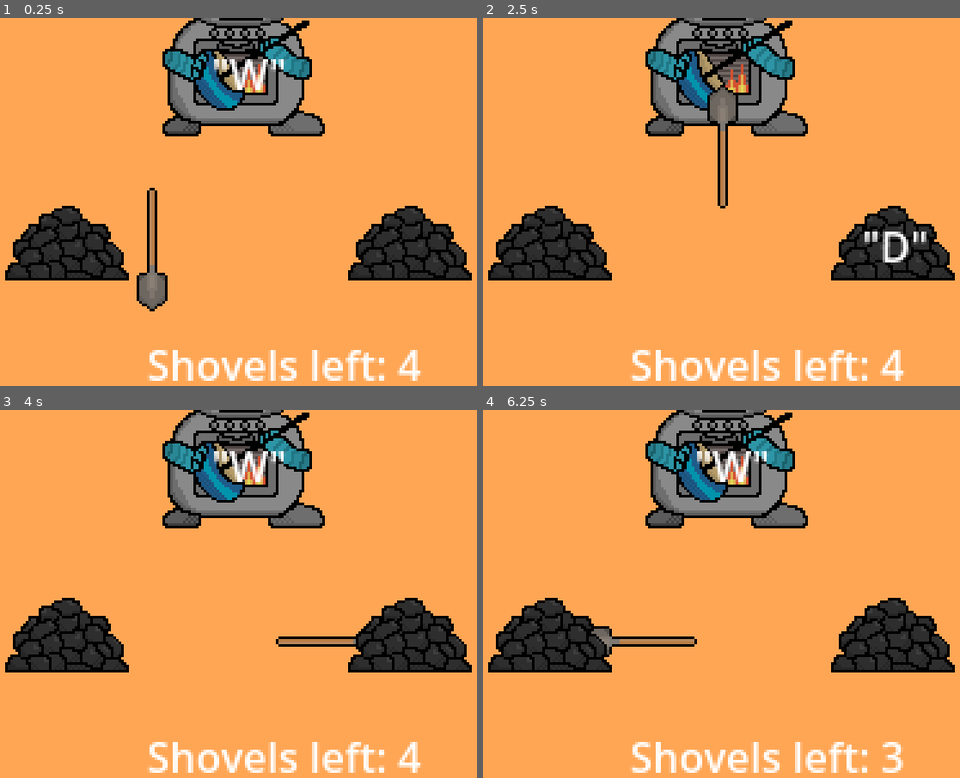
Above: before the commit, frames 1-4 (two rows, left to right).
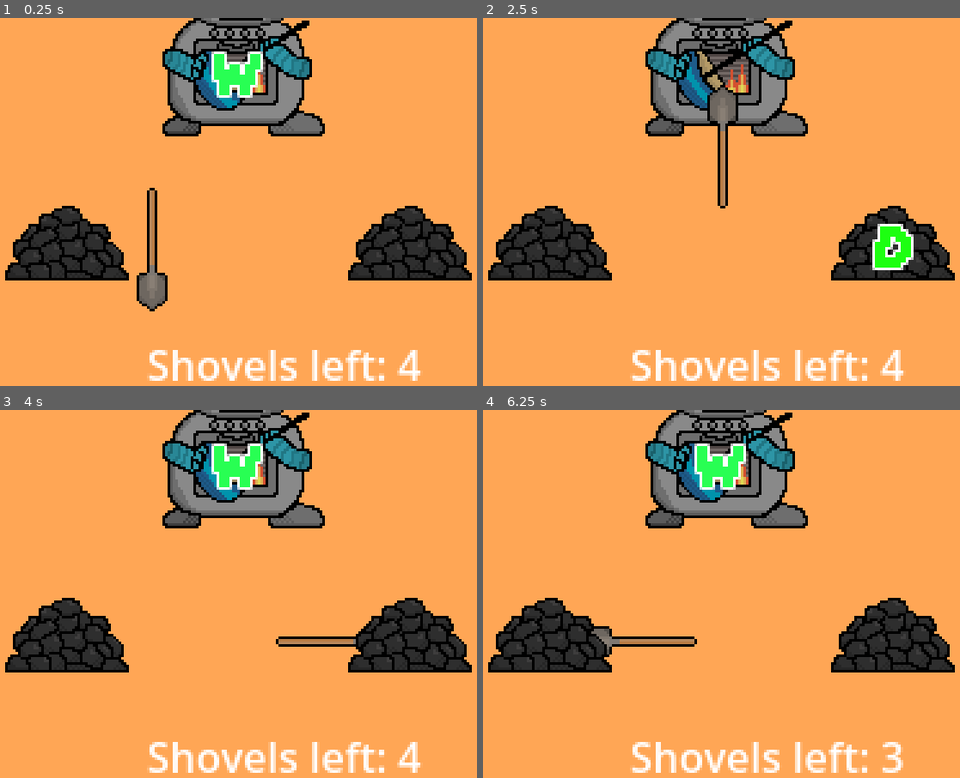
Above: after the commit, the same moments.

Repository: emmetl913/GMTK2024
Game: Godot game, scene res://games/ShovelingGame/ShovelingGame.tscn
Same seed, same stepped clock (60 frames per second), same inputs: the game is played once before the commit and once after it. This scene is started directly instead of the project's main scene. Sound files missing from this copy of the repository are replaced by a short silence.
Inputs (mouse positions are in pixels of both pictures, inside the frame that each line leads up to):
- Up to frame 1 (0.25 s): no input
- Up to frame 2 (2.5 s): tap Enter at 0.5, 2 s; move the mouse to (874, 202) at 0.52 s; hold A (A) 0.53-1.28 s; tap D (D) at 0.8, 1.35 s; tap Space at 1.25 s; move the mouse to (616, 246) at 1.27 s; tap S (S) at 1.55 s; move the mouse to (797, 132) at 2.02 s; hold S (S) from 2.03 s (still down); tap W (W) at 2.3 s
- Up to frame 3 (4 s): tap Space at 2.75 s; move the mouse to (224, 697) at 2.77 s; release S (S) at 2.78 s; tap W (W) at 2.85 s; tap A (A) at 3.05 s; tap Enter at 3.5 s; move the mouse to (438, 678) at 3.52 s; hold A (A) from 3.53 s (still down); tap D (D) at 3.8 s
- Up to frame 4 (6.25 s): tap Space at 4.25 s; move the mouse to (554, 553) at 4.27 s; release A (A) at 4.28 s; tap D (D) at 4.35 s; tap S (S) at 4.55, 5.85 s; move the mouse to (769, 616) at 5.02 s; press the mouse at (769, 616) at 5.03 s; tap W (W) at 5.3 s; move the mouse to (645, 513) at 5.77 s; release the mouse at (645, 513) at 5.78 s; tap A (A) at 6.05 s

The runs differ from the first frame. In frame 1, 1.2% of the frame differs, in the area x 44-60%, y 9-22%; in frame 2, 1.0%; in frame 3, 1.2%; in frame 4, 1.2%.
Error in both runs: Invalid call. Nonexistent function 'loseGame' in base 'Nil'. (res://games/base_game.gd:21)

Commit message:
shovel game new fonts

Diff:
--- a/games/PullingGame/PullingGame.tscn
+++ b/games/PullingGame/PullingGame.tscn
@@ -12,6 +12,45 @@
 font_size = 32
 font_color = Color(0, 0.494118, 1, 1)
 outline_size = 3
+
+[sub_resource type="Animation" id="Animation_xs5yg"]
+length = 0.001
+tracks/0/type = "value"
+tracks/0/imported = false
+tracks/0/enabled = true
+tracks/0/path = NodePath("Cake:self_modulate")
+tracks/0/interp = 1
+tracks/0/loop_wrap = true
+tracks/0/keys = {
+"times": PackedFloat32Array(0),
+"transitions": PackedFloat32Array(1),
+"update": 0,
+"values": [Color(1, 1, 1, 1)]
+}
+tracks/1/type = "value"
+tracks/1/imported = false
+tracks/1/enabled = true
+tracks/1/path = NodePath("Cake:rotation")
+tracks/1/interp = 1
+tracks/1/loop_wrap = true
+tracks/1/keys = {
+"times": PackedFloat32Array(0),
+"transitions": PackedFloat32Array(1),
+"update": 0,
+"values": [0.0]
+}
+tracks/2/type = "value"
+tracks/2/imported = false
+tracks/2/enabled = true
+tracks/2/path = NodePath("Cake:scale")
+tracks/2/interp = 1
+tracks/2/loop_wrap = true
+tracks/2/keys = {
+"times": PackedFloat32Array(0),
+"transitions": PackedFloat32Array(1),
+"update": 0,
+"values": [Vector2(0.5, 0.5)]
+}
 
 [sub_resource type="Animation" id="Animation_kso20"]
 resource_name = "TakeCake"
@@ -51,45 +90,6 @@
 "transitions": PackedFloat32Array(1, 1),
 "update": 0,
 "values": [Color(1, 1, 1, 1), Color(1, 1, 1, 0)]
-}
-
-[sub_resource type="Animation" id="Animation_xs5yg"]
-length = 0.001
-tracks/0/type = "value"
-tracks/0/imported = false
-tracks/0/enabled = true
-tracks/0/path = NodePath("Cake:self_modulate")
-tracks/0/interp = 1
-tracks/0/loop_wrap = true
-tracks/0/keys = {
-"times": PackedFloat32Array(0),
-"transitions": PackedFloat32Array(1),
-"update": 0,
-"values": [Color(1, 1, 1, 1)]
-}
-tracks/1/type = "value"
-tracks/1/imported = false
-tracks/1/enabled = true
-tracks/1/path = NodePath("Cake:rotation")
-tracks/1/interp = 1
-tracks/1/loop_wrap = true
-tracks/1/keys = {
-"times": PackedFloat32Array(0),
-"transitions": PackedFloat32Array(1),
-"update": 0,
-"values": [0.0]
-}
-tracks/2/type = "value"
-tracks/2/imported = false
-tracks/2/enabled = true
-tracks/2/path = NodePath("Cake:scale")
-tracks/2/interp = 1
-tracks/2/loop_wrap = true
-tracks/2/keys = {
-"times": PackedFloat32Array(0),
-"transitions": PackedFloat32Array(1),
-"update": 0,
-"values": [Vector2(0.5, 0.5)]
 }
 
 [sub_resource type="AnimationLibrary" id="AnimationLibrary_t4vge"]
--- a/games/ShovelingGame/ShovelingGame.tscn
+++ b/games/ShovelingGame/ShovelingGame.tscn
@@ -1,11 +1,30 @@
-[gd_scene load_steps=7 format=3 uid="uid://dub5kupsresd5"]
+[gd_scene load_steps=11 format=3 uid="uid://dub5kupsresd5"]
 
 [ext_resource type="Script" path="res://games/ShovelingGame/ShovelingGame.gd" id="1_fdsqn"]
 [ext_resource type="Texture2D" uid="uid://cp7hhlfddrv3k" path="res://assets/sprites/shovel.png" id="2_mrsnu"]
+[ext_resource type="FontFile" uid="uid://dy03qa2n13w83" path="res://fonts/GrapeSoda.ttf" id="3_3qkv6"]
 [ext_resource type="Texture2D" uid="uid://c61nx5e7lfbcx" path="res://assets/sprites/coal.png" id="3_sgodn"]
 [ext_resource type="Texture2D" uid="uid://bchy32lfi1sbr" path="res://assets/sprites/robit.png" id="4_j6fjg"]
 [ext_resource type="AudioStream" uid="uid://dg8nljehghjnt" path="res://assets/sfx/shovelingSFX.wav" id="5_stpg4"]
 [ext_resource type="AudioStream" uid="uid://cjvl84oy8suc7" path="res://assets/sfx/fireflareSFX.wav" id="6_2mche"]
+
+[sub_resource type="LabelSettings" id="LabelSettings_4v6o1"]
+font = ExtResource("3_3qkv6")
+font_size = 32
+font_color = Color(0.12549, 1, 0.0313726, 1)
+outline_size = 4
+
+[sub_resource type="LabelSettings" id="LabelSettings_kp1ac"]
+font = ExtResource("3_3qkv6")
+font_size = 32
+font_color = Color(0.156863, 1, 0.32549, 1)
+outline_size = 4
+
+[sub_resource type="LabelSettings" id="LabelSettings_5xwwm"]
+font = ExtResource("3_3qkv6")
+font_size = 32
+font_color = Color(0.113725, 1, 0.0666667, 1)
+outline_size = 4
 
 [node name="ShovelingGame" type="Node2D"]
 script = ExtResource("1_fdsqn")
@@ -23,29 +42,35 @@
 [node name="A" type="Label" parent="."]
 visible = false
 z_index = 3
-offset_left = 34.0
-offset_top = 77.0
-offset_right = 61.0
-offset_bottom = 100.0
-text = "\"A\""
+texture_filter = 1
+offset_left = 38.0
+offset_top = 72.0
+offset_right = 65.0
+offset_bottom = 104.0
+text = "A"
+label_settings = SubResource("LabelSettings_4v6o1")
 
 [node name="W" type="Label" parent="."]
 visible = false
 z_index = 3
-offset_left = 103.0
-offset_top = 10.0
-offset_right = 133.0
-offset_bottom = 33.0
-text = "\"W\""
+texture_filter = 1
+offset_left = 104.0
+offset_top = 6.0
+offset_right = 134.0
+offset_bottom = 38.0
+text = "W"
+label_settings = SubResource("LabelSettings_kp1ac")
 
 [node name="D" type="Label" parent="."]
 visible = false
 z_index = 3
-offset_left = 168.0
-offset_top = 77.0
-offset_right = 198.0
-offset_bottom = 100.0
-text = "\"D\""
+texture_filter = 1
+offset_left = 173.0
+offset_top = 73.0
+offset_right = 203.0
+offset_bottom = 105.0
+text = "D"
+label_settings = SubResource("LabelSettings_5xwwm")
 
 [node name="Cycles_Label" type="Label" parent="."]
 offset_left = 78.0
